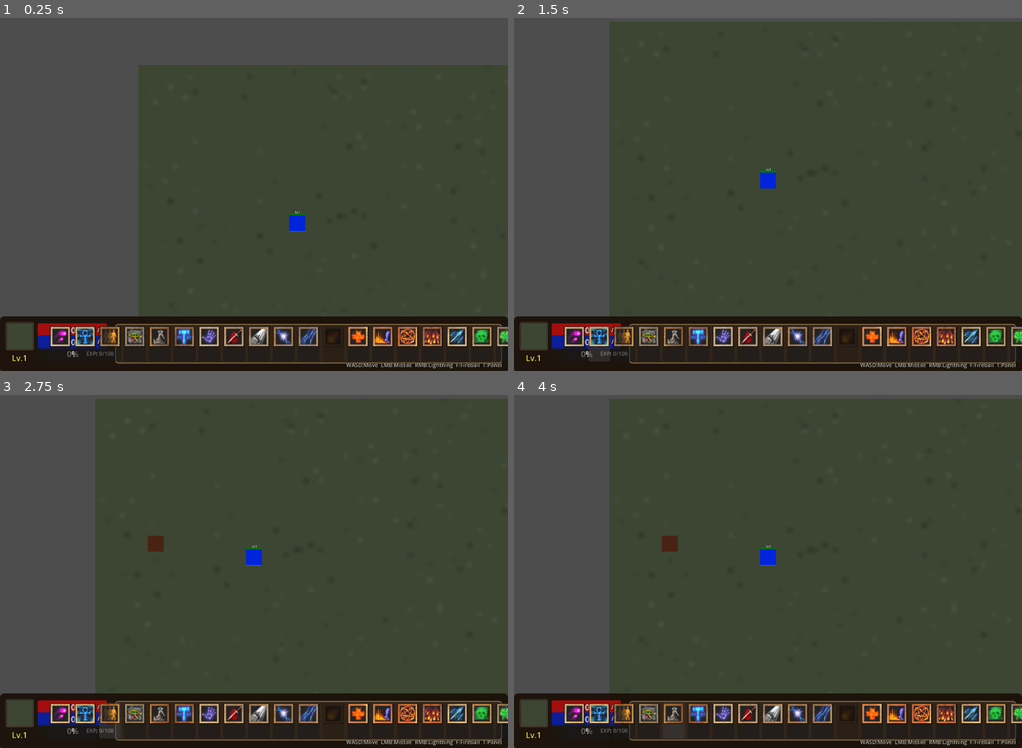
Above: before the commit, frames 1-4 (two rows, left to right).
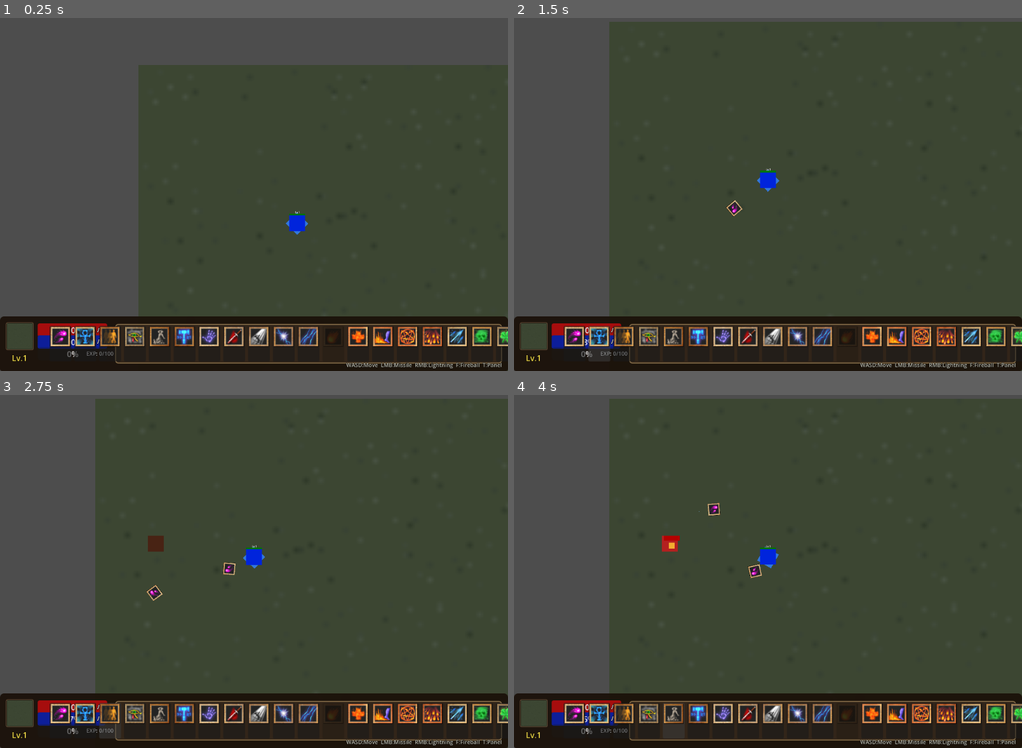
Above: after the commit, the same moments.

Repository: 54Lynnn/E_I_RMK_2
Game: Godot game, scene res://Scenes/Main.tscn
Same seed, same stepped clock (60 frames per second), same inputs: the game is played once before the commit and once after it.
Inputs (mouse positions are in pixels of both pictures, inside the frame that each line leads up to):
- Up to frame 1 (0.25 s): no input
- Up to frame 2 (1.5 s): click (574, 342) at 0.52 s; click (600, 342) at 1.27 s
- Up to frame 3 (2.75 s): click (111, 719) at 2.02 s
- Up to frame 4 (4 s): click (651, 719) at 2.77 s; click (671, 719) at 3.52 s

The runs differ from the first frame. In frame 1, less than 0.1% of the frame differs, in the area x 18-61%, y 55-93%; in frame 2, 0.1%; in frame 3, 0.2%; in frame 4, 0.4%, in the area x 13-53%, y 30-94%.
Error before the commit: Parse Error: Function "cast_heal" has the same name as a previously declared function. (res://Scripts/hero.gd:574)
Error after the commit: Invalid access to property or key 'can_cast' on a base object of type 'CharacterBody2D (hero.gd)'. (res://Scripts/hud.gd:231)

Commit message:
修复 Heal 技能重复定义错误
- 删除 hero.gd 中旧的 cast_heal() 和 _heal_over_time() 内联实现
- 保留新的 Heal.cast() 调用方式，符合技能封装规范

Diff:
--- a/GodotReMake/Scripts/hero.gd
+++ b/GodotReMake/Scripts/hero.gd
@@ -571,32 +571,7 @@
 		hit_monsters.append(closest)
 		_bounce_lightning(closest, damage, remaining_bounces - 1, hit_monsters)
 
-func cast_heal():
-	var level = Global.skill_levels.get("heal", 0)
-	if level <= 0:
-		return
-	if skill_cooldowns["heal"] > 0:
-		return
-	# 原版数据：LV15 治疗55% 冷却15s 法力35
-	var heal_percent = 0.1 + level * 0.09  # LV15=0.55, LV20=0.9, LV24=1.0
-	var mana_cost = 35.0 + (level - 15) * 1.9 if level > 15 else 35.0
-	var cd = 15.0 + max(0, level - 15) * 1.0 if level <= 15 else 15.0 + (level - 15) * 1.0
-	if Global.free_spells or Global.mana >= mana_cost:
-		if not Global.free_spells:
-			Global.mana -= mana_cost
-			Global.mana_changed.emit(Global.mana, Global.max_mana)
-		skill_cooldowns["heal"] = cd
-		_heal_over_time(heal_percent, 10.0)
-
-func _heal_over_time(percent_per_second: float, duration: float):
-	var timer = 0.0
-	var tween = create_tween()
-	tween.set_loops(int(duration))
-	tween.tween_callback(func():
-		Global.health = min(Global.health + Global.max_health * percent_per_second, Global.max_health)
-		Global.health_changed.emit(Global.health, Global.max_health)
-	)
-	tween.tween_interval(1.0)
+
 
 func cast_fire_walk():
 	var level = Global.skill_levels.get("fire_walk", 0)
